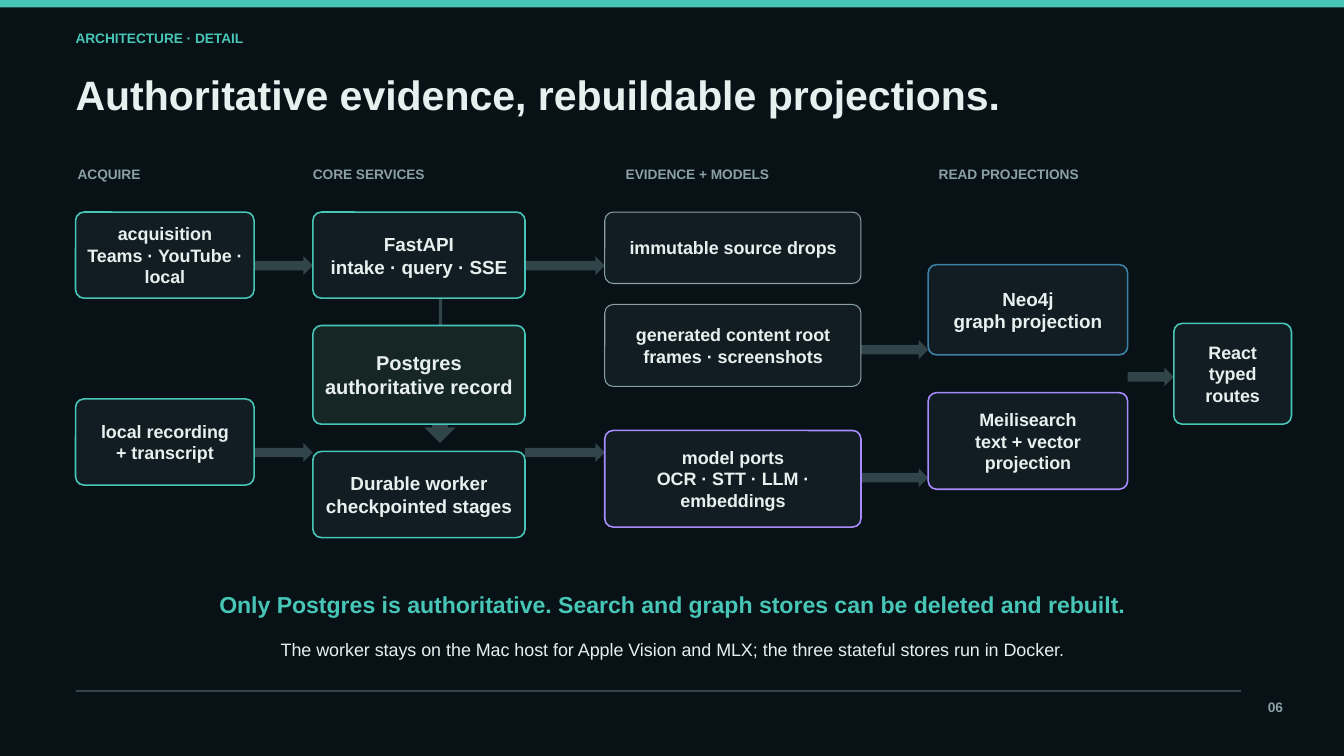
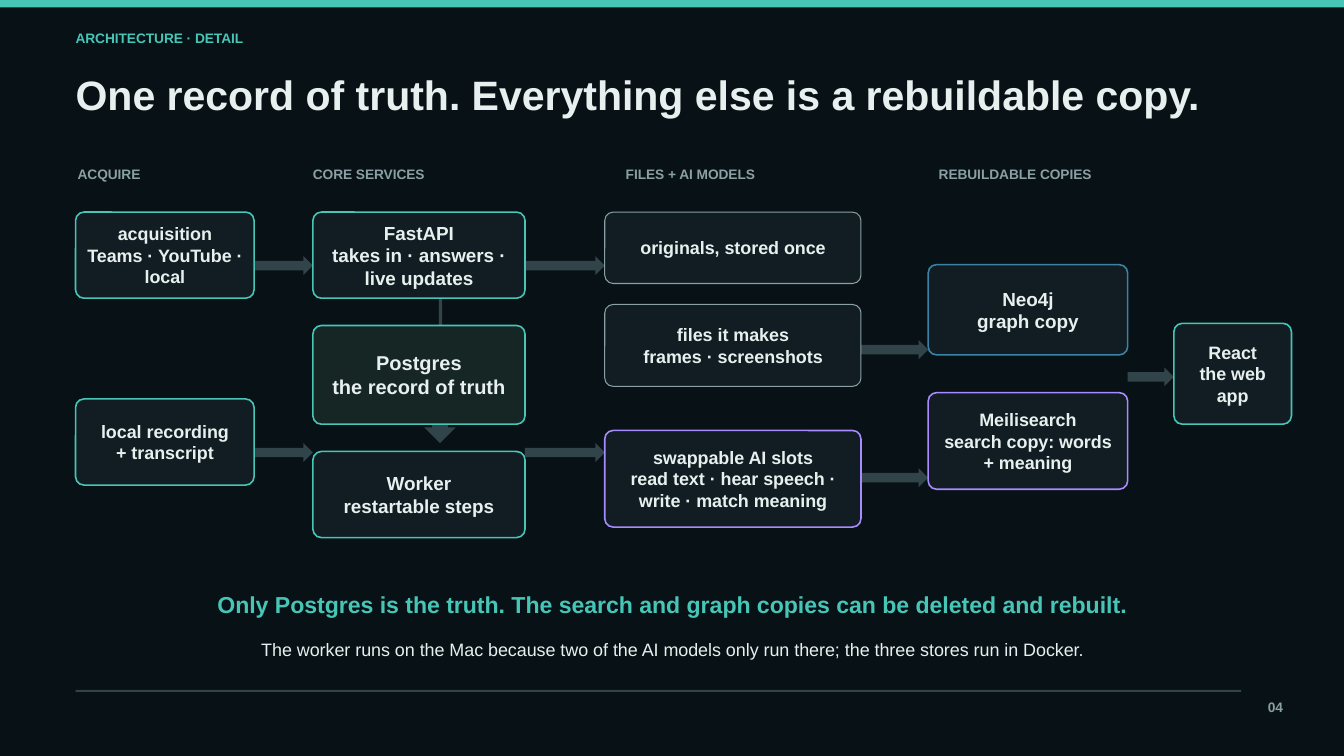
Before and after one commit to tgoeke/july-2026-ai-americas-cohort-meetingminer, a slide deck: slide 4 of docs/MeetingMiner-15-minute-capstone.pptx (slide 6 before the commit). Drawn at 1344x756 pixels with LibreOffice and Linux fonts; fonts in the diff are those of the drawing. Boxes give left, top, right and bottom in pixels: in the first picture for what was removed or moved away, otherwise in the second. Text is boxed around its words. In the diff, an @@ line names an element or a change of style, - is before the commit and + after.

```diff
--- a/docs/MeetingMiner-15-minute-capstone.pptx
+++ b/docs/MeetingMiner-15-minute-capstone.pptx
@@ text at box(76, 80, 1200, 118): text changed @@
-Authoritative evidence, rebuildable projections.
+One record of truth. Everything else is a rebuildable copy.
@@ text at box(626, 169, 755, 179): text changed @@
-EVIDENCE + MODELS
+FILES + AI MODELS
@@ text at box(939, 169, 1092, 179): text changed @@
-READ PROJECTIONS
+REBUILDABLE COPIES
@@ text at box(332, 248, 494, 289): text changed @@
-intake · query · SSE
+takes in · answers · live updates
@@ text at box(640, 241, 826, 258): text changed @@
-immutable source drops
+originals, stored once
@@ text at box(677, 328, 789, 341): text changed @@
-generated content root
+files it makes
@@ text at box(977, 314, 1079, 332): text changed @@
-graph projection
+graph copy
@@ text at box(332, 379, 506, 394): text changed @@
-authoritative record
+the record of truth
@@ text at box(1200, 367, 1266, 406): text changed @@
-typed routes
+the web app
@@ text at box(944, 435, 1112, 473): text changed @@
-text + vector projection
+search copy: words + meaning
@@ text at box(344, 476, 494, 517): text changed @@
-Durable worker
-checkpointed stages
+Worker
+restartable steps
@@ text at box(631, 451, 827, 511): text changed @@
-model ports
-OCR · STT · LLM · embeddings
+swappable AI slots
+read text · hear speech · write · match meaning
@@ text at box(217, 596, 1127, 618): text changed @@
-Only Postgres is authoritative. Search and graph stores can be deleted and rebuilt.
+Only Postgres is the truth. The search and graph copies can be deleted and rebuilt.
@@ text at box(261, 643, 1083, 660): text changed @@
-The worker stays on the Mac host for Apple Vision and MLX; the three stateful stores run in Docker.
+The worker runs on the Mac because two of the AI models only run there; the three stores run in Docker.
@@ text at box(1268, 702, 1283, 712): text changed @@
-06
+04
```
Also in this commit, not shown: 10 other slides changed, 1 slide added, 3 slides removed.
